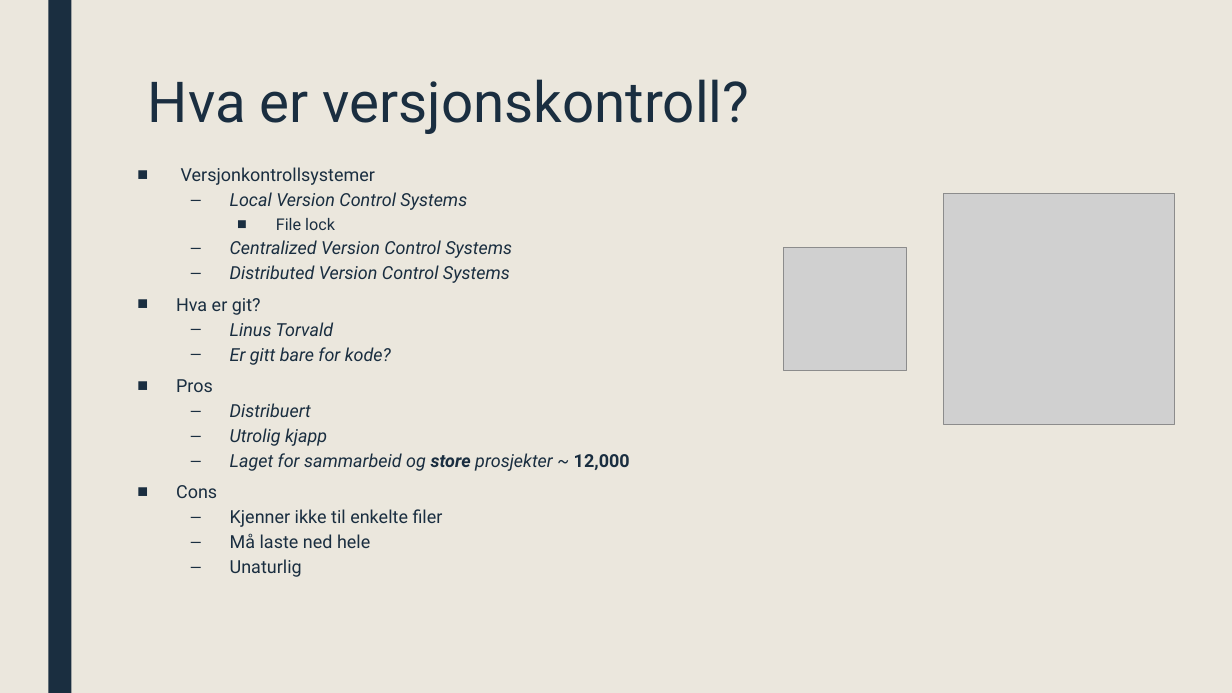
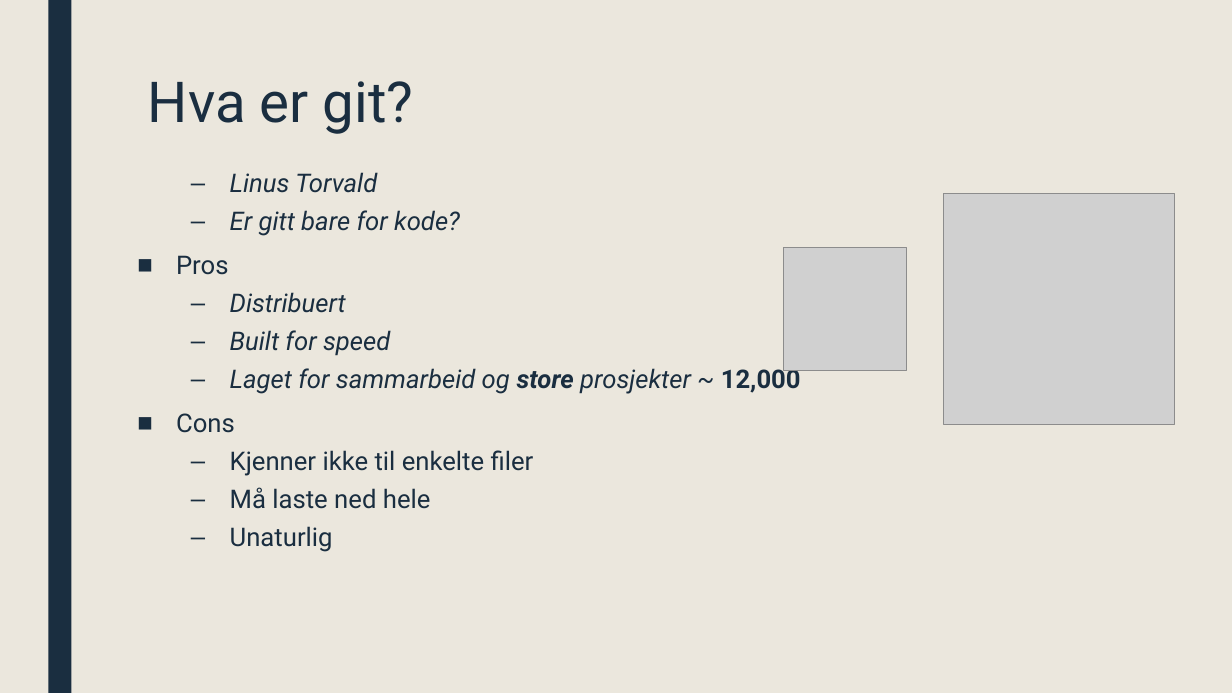
Before and after one commit to ufarm/sommer2016, a slide deck: slide 8 of GIT.pptx (slide 5 before the commit). Drawn at 1232x693 pixels with LibreOffice and Linux fonts; fonts in the diff are those of the drawing; grey boxes stand for pictures. Boxes give left, top, right and bottom in pixels: in the first picture for what was removed or moved away, otherwise in the second. Text is boxed around its words. In the diff, an @@ line names an element or a change of style, - is before the commit and + after.

```diff
--- a/GIT.pptx
+++ b/GIT.pptx
@@ title at [148, 81, 414, 134]: text changed @@
-Hva er versjonskontroll?
+Hva er git?
@@ text at [176, 167, 512, 315]: paragraphs removed @@
-■ Versjonkontrollsystemer
-  – Local Version Control Systems
-    ■ File lock
-  – Centralized Version Control Systems
-  – Distributed Version Control Systems
-■ Hva er git?
@@ text at [176, 172, 801, 552]: size 14 to 20 pt; line spacing 0.74 to 0.94 @@
@@ text at [230, 330, 390, 356]: text changed; size 14 to 20 pt @@
-  – Utrolig kjapp
+  – Built for speed
```
Also in this commit, not shown: 4 other slides changed, 8 slides added, 1 slide removed.
